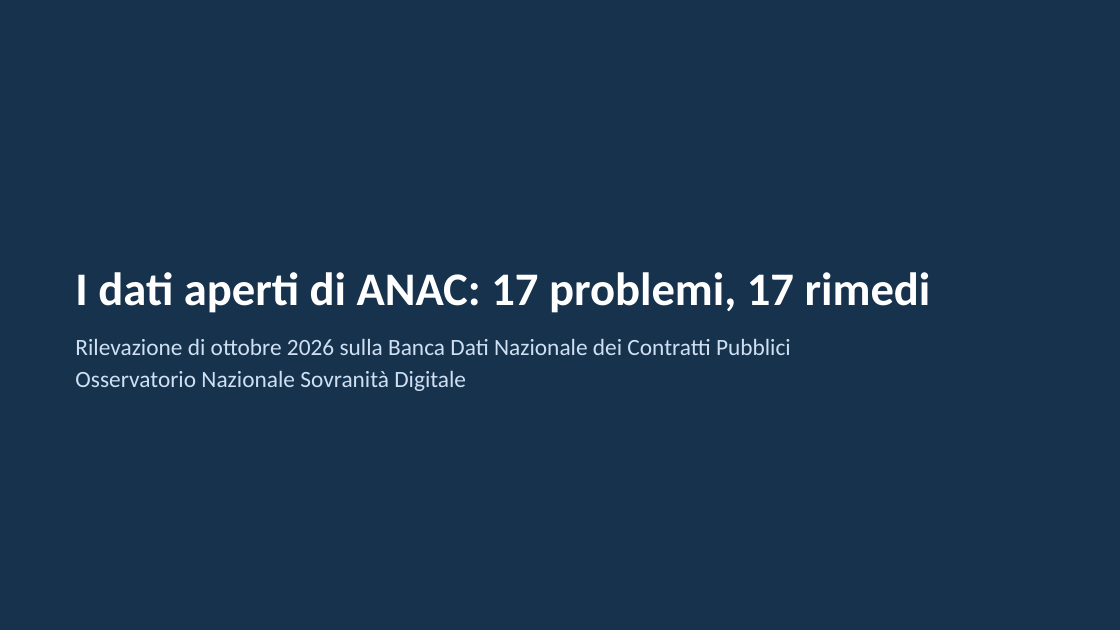
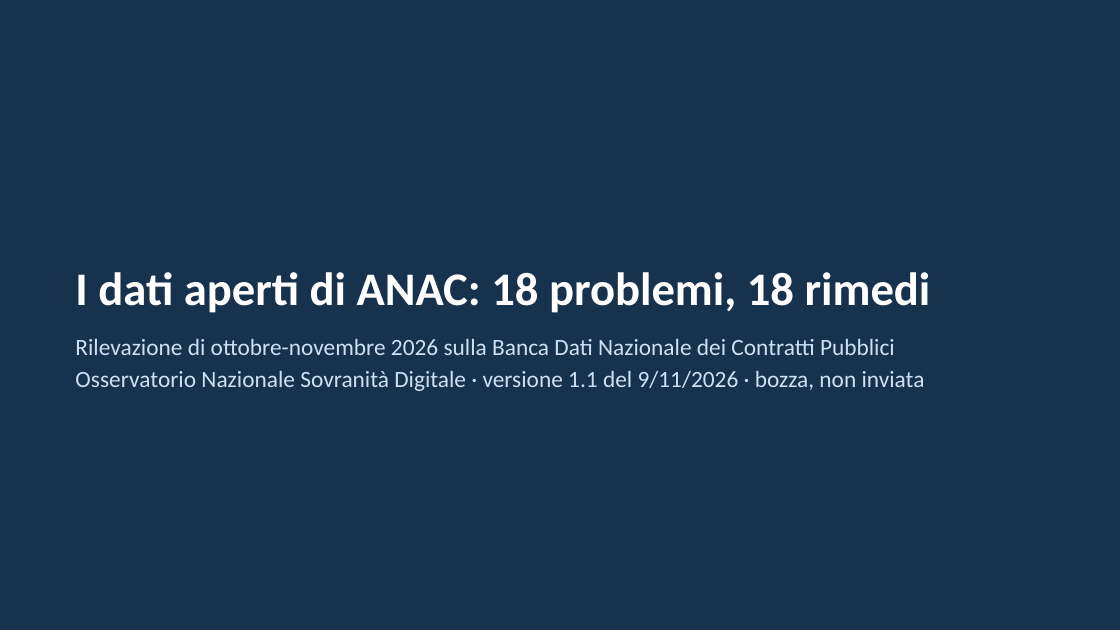
Before and after one commit to mxmap-it/analisi-spesa-ict, a slide deck: slide 1 of report/anac/presentazione-anac-2026-10.pptx. Drawn at 1120x630 pixels with LibreOffice and Linux fonts; fonts in the diff are those of the drawing. Boxes give left, top, right and bottom in pixels: in the first picture for what was removed or moved away, otherwise in the second. Text is boxed around its words. In the diff, an @@ line names an element or a change of style, - is before the commit and + after.

```diff
--- a/report/anac/presentazione-anac-2026-10.pptx
+++ b/report/anac/presentazione-anac-2026-10.pptx
@@ title at <box>75,272,931,313</box>: text changed @@
-I dati aperti di ANAC: 17 problemi, 17 rimedi
+I dati aperti di ANAC: 18 problemi, 18 rimedi
@@ text at <box>75,339,925,391</box>: text changed @@
-Rilevazione di ottobre 2026 sulla Banca Dati Nazionale dei Contratti Pubblici
-Osservatorio Nazionale Sovranità Digitale
+Rilevazione di ottobre-novembre 2026 sulla Banca Dati Nazionale dei Contratti Pubblici
+Osservatorio Nazionale Sovranità Digitale · versione 1.1 del 9/11/2026 · bozza, non inviata
```
Also in this commit, not shown: 18 other slides changed, 1 slide added, 21 other files.
